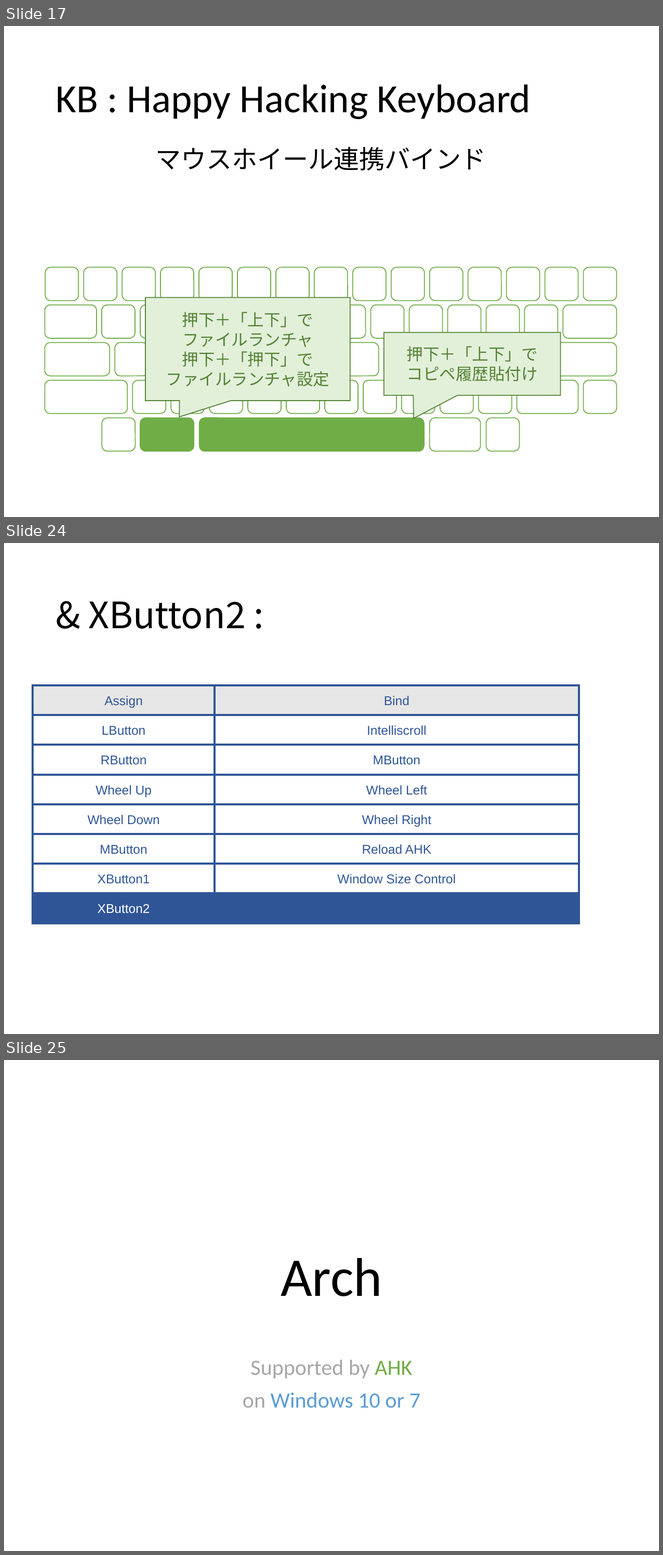
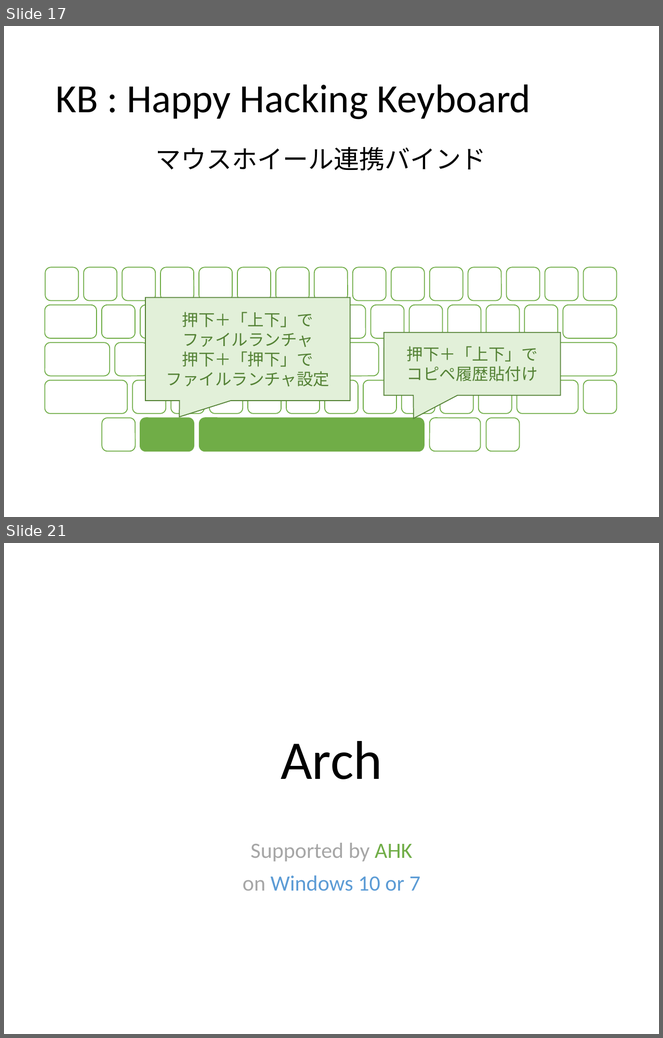
Before and after one commit to ittooo66/myAHK, a slide deck: MANUAL.pptx. Shown one above the other, each under a label of ours: slides 17, 24 and 25 before the commit, slides 17 and 21 after it; the slides between them are not shown. The pictures are 663x1555 and 663x1038 pixels, drawn with LibreOffice and Linux fonts; fonts in the diff are those of the drawing. Boxes give left, top, right and bottom in pixels: in the first picture for what was removed or moved away, otherwise in the second. Text is boxed around its words. In the diff, an @@ line names an element or a change of style, - is before the commit and + after.

```diff
--- a/MANUAL.pptx
+++ b/MANUAL.pptx
@@ slide 24 removed at box(4, 543, 659, 1034), background #FFFFFF @@
@@ title removed at box(88, 601, 245, 629) @@
-& XButton2 :
@@ rectangle removed at box(33, 685, 215, 715) @@
-Assign
@@ rectangle removed at box(215, 685, 579, 715) @@
-Bind
@@ rectangle removed at box(33, 715, 215, 745) @@
-LButton
@@ rectangle removed at box(215, 715, 579, 745) @@
-Intelliscroll
@@ rectangle removed at box(33, 745, 215, 774) @@
-RButton
@@ rectangle removed at box(215, 745, 579, 774) @@
-MButton
@@ rectangle removed at box(33, 775, 215, 805) @@
-Wheel Up
@@ rectangle removed at box(215, 775, 579, 805) @@
-Wheel Left
@@ rectangle removed at box(33, 805, 215, 834) @@
-Wheel Down
@@ rectangle removed at box(215, 805, 579, 834) @@
-Wheel Right
@@ rectangle removed at box(33, 834, 215, 863) @@
-MButton
@@ rectangle removed at box(215, 834, 579, 863) @@
-Reload AHK
@@ rectangle removed at box(33, 864, 215, 893) @@
-XButton1
@@ rectangle removed at box(215, 863, 579, 893) @@
-Window Size Control
@@ rectangle removed at box(33, 893, 215, 923) @@
-XButton2
@@ rectangle removed at box(215, 893, 579, 923) @@
@@ what was slide 25 is now slide 21 @@
```
Also in this commit, not shown: 5 slides changed, 2 slides added, 5 other slides removed.
